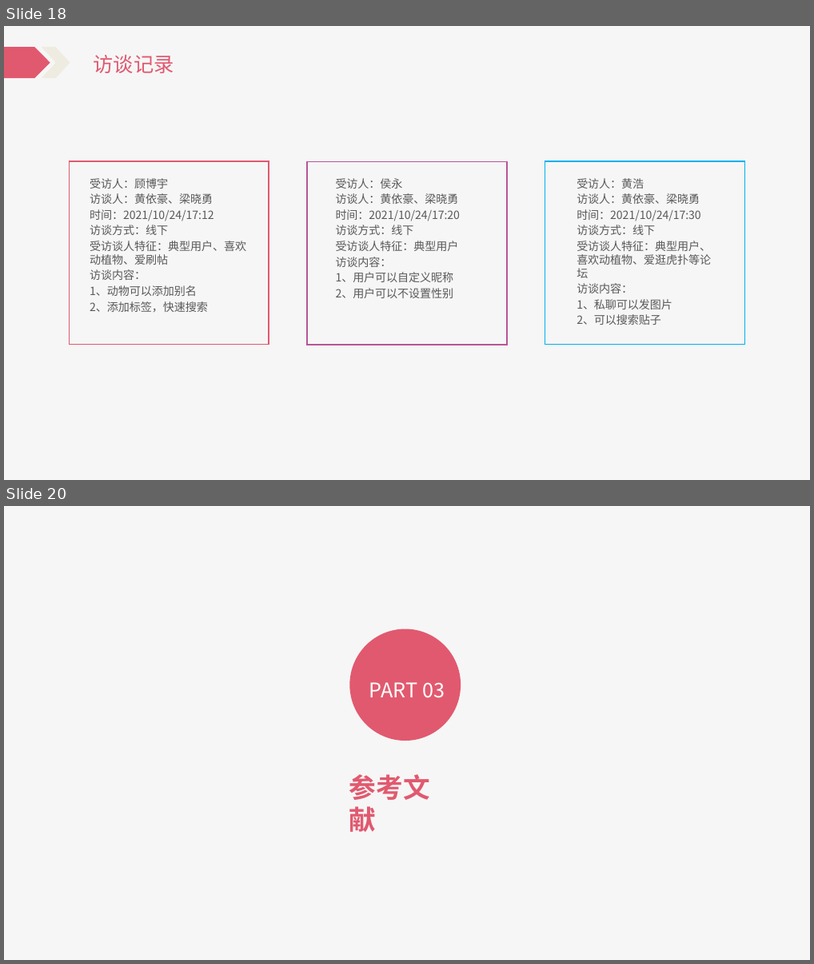
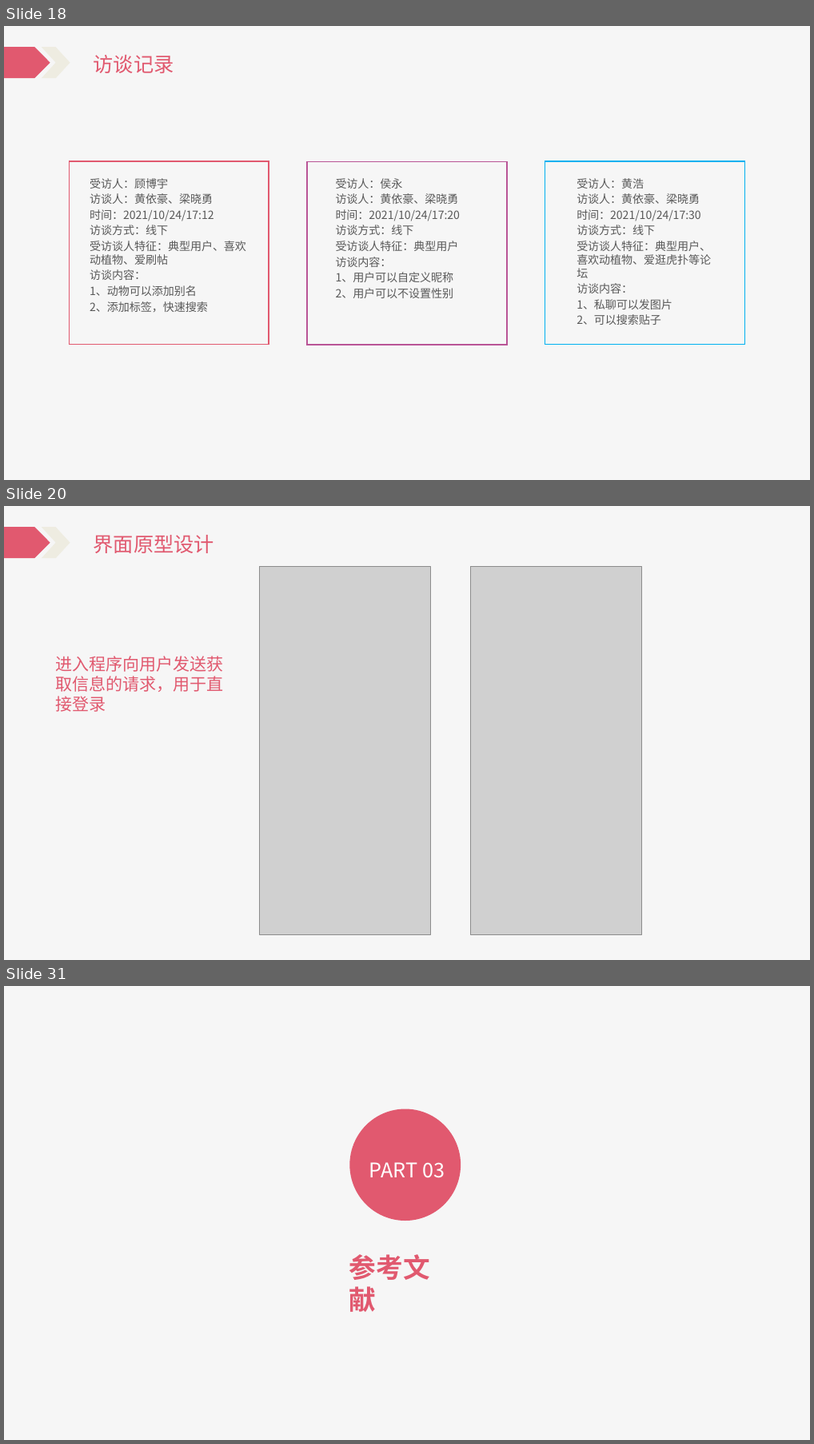
Before and after one commit to Katashixz/ZUCCbiosphere, a slide deck: 软件需求规格说明/SE2021-G005-软件需求说明.pptx. Shown one above the other, each under a label of ours: slides 18 and 20 before the commit, slides 18, 20 and 31 after it; the slides between them are not shown. The pictures are 814x964 and 814x1444 pixels, drawn with LibreOffice and Linux fonts; fonts in the diff are those of the drawing; grey boxes stand for pictures. Boxes give left, top, right and bottom in pixels: in the first picture for what was removed or moved away, otherwise in the second. Text is boxed around its words. In the diff, an @@ line names an element or a change of style, - is before the commit and + after.

```diff
--- a/软件需求规格说明/SE2021-G005-软件需求说明.pptx
+++ b/软件需求规格说明/SE2021-G005-软件需求说明.pptx
@@ slide 20 added at bbox=[4, 506, 810, 960], background #FFFFFF; not listed: 3 template elements that a slide beside it also shows @@
@@ rectangle added at bbox=[82, 524, 178, 556], fill #F6F6F6 @@
@@ text added at bbox=[91, 535, 172, 553], 24 pt, text #E1596F @@
+项目介绍
@@ text added at bbox=[94, 535, 214, 553], 24 pt, text #E1596F @@
+界面原型设计
@@ picture added at bbox=[260, 567, 430, 935] @@
@@ picture added at bbox=[471, 567, 642, 934] @@
@@ text added at bbox=[55, 656, 223, 712], 20 pt, text #E1596F @@
+进入程序向用户发送获取信息的请求，用于直接登录
@@ what was slide 20 is now slide 31 @@
```
Also in this commit, not shown: 4 slides changed, 11 other slides added, 1 slide removed, 14 other files.
